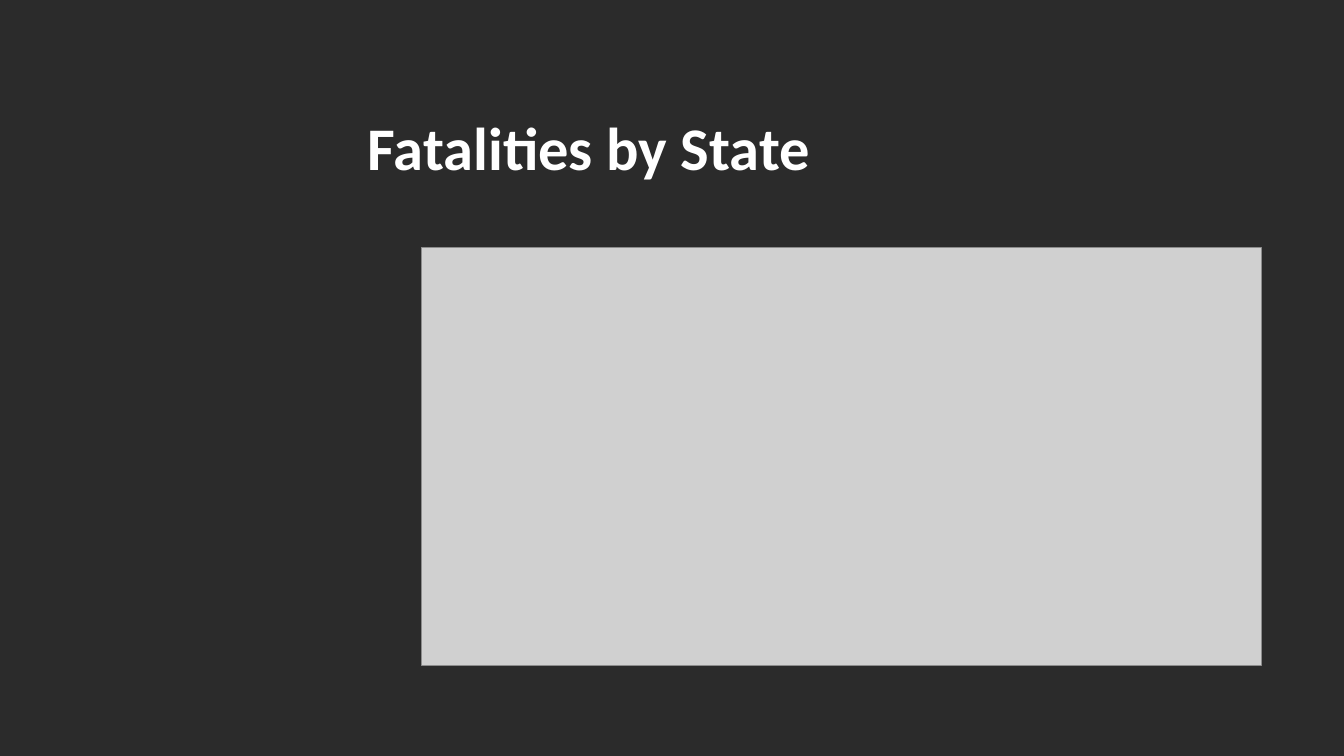
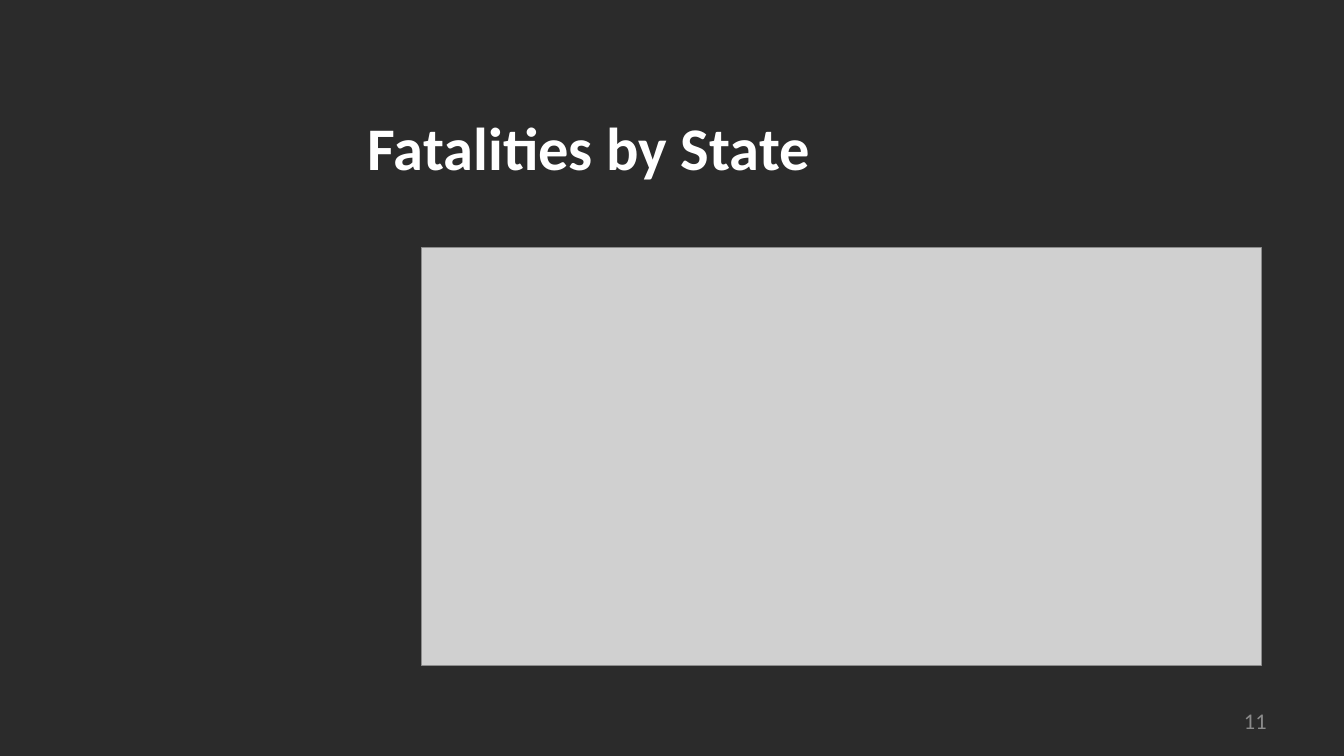
Before and after one commit to madams11/DataR-Project, a slide deck: slide 11 of US Bicycle Fatalities_Group 4.pptx (slide 9 before the commit). Drawn at 1344x756 pixels with LibreOffice and Linux fonts; fonts in the diff are those of the drawing; grey boxes stand for pictures; background and template pictures are left out; a plain dark background stands for a picture behind light text. Boxes give left, top, right and bottom in pixels: in the first picture for what was removed or moved away, otherwise in the second. Text is boxed around its words. In the diff, an @@ line names an element or a change of style, - is before the commit and + after.

```diff
--- a/US Bicycle Fatalities_Group 4.pptx
+++ b/US Bicycle Fatalities_Group 4.pptx
@@ page number added at (x1=1244, y1=715, x2=1267, y2=729), 16 pt, text #8C8C8C @@
+11
```
Also in this commit, not shown: 7 other slides changed, 3 slides added, 1 slide removed, 1 other file.
